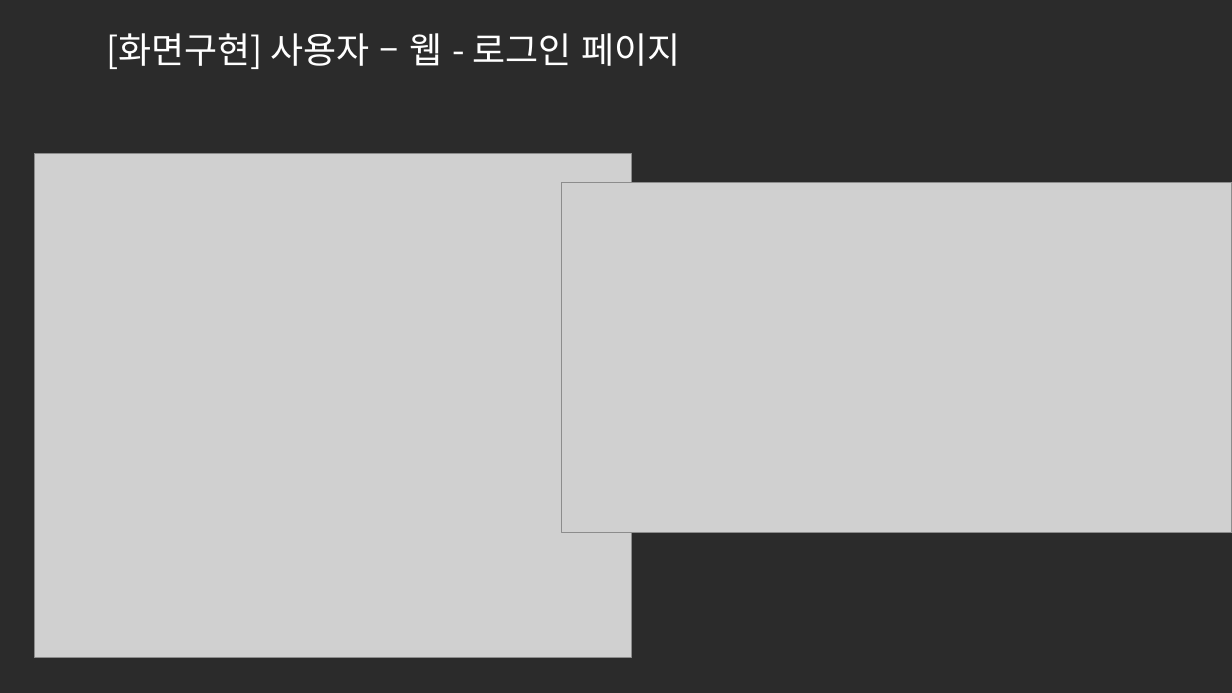
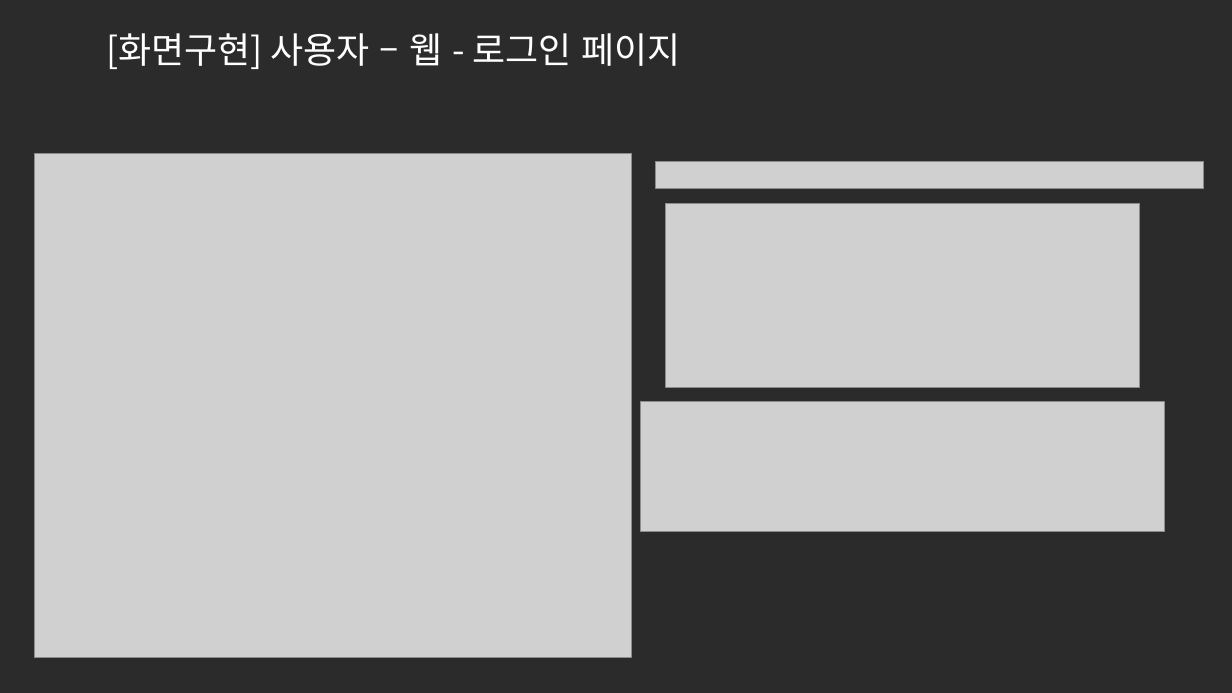
Before and after one commit to ezenteam2/e-Zone, a slide deck: slide 9 of 0 발표용 파워포인트/project05 - 파워포인트 종합 - 기범.pptx. Drawn at 1232x693 pixels with LibreOffice and Linux fonts; fonts in the diff are those of the drawing; grey boxes stand for pictures; background and template pictures are left out; a plain dark background stands for a picture behind light text. Boxes give left, top, right and bottom in pixels: in the first picture for what was removed or moved away, otherwise in the second. Text is boxed around its words. In the diff, an @@ line names an element or a change of style, - is before the commit and + after.

```diff
--- a/0 발표용 파워포인트/project05 - 파워포인트 종합 - 기범.pptx
+++ b/0 발표용 파워포인트/project05 - 파워포인트 종합 - 기범.pptx
@@ picture added at <box>656,161,1204,189</box> @@
@@ picture removed at <box>562,182,1232,532</box> @@
@@ picture added at <box>665,203,1141,386</box> @@
@@ picture added at <box>640,402,1165,532</box> @@
```
Also in this commit, not shown: 6 other slides changed, 2 slides added, 1 slide removed, 1 other file.
